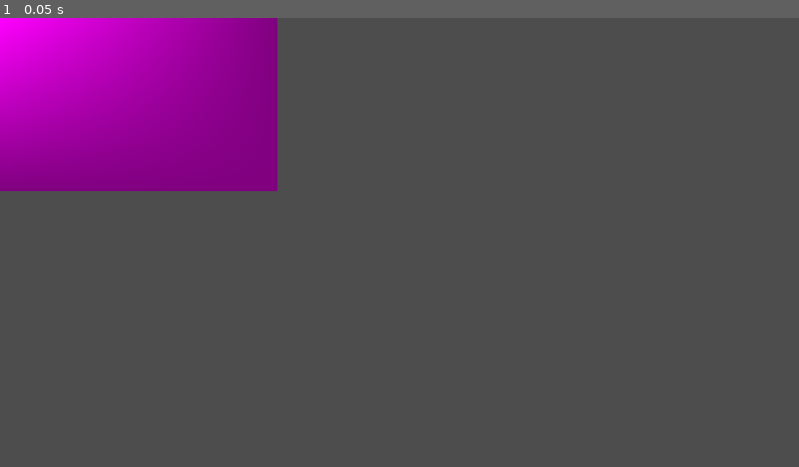
Above: before the commit, frame 1.
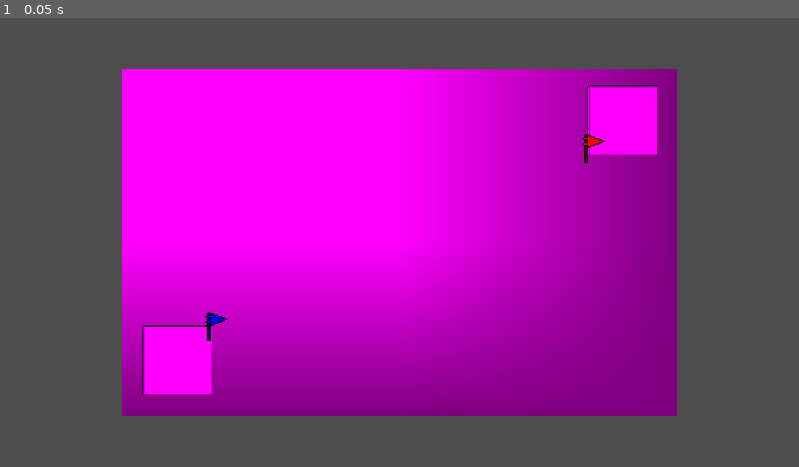
Above: after the commit, the same moment.

Repository: computing-lex/GDC-CTF
Game: Godot game, scene res://main.tscn
Two runs of this game, one before a commit and one after it. Both use one fixed random seed, a clock stepped at 60 frames per second and the inputs below. Before the commit the project has no main scene; this scene is started directly in both runs.
Inputs:
- Up to frame 1 (0.05 s): no input

The runs differ from the first frame. In frame 1, 62% of the frame differs, in the area x 0-85%, y 0-89%.

Commit message:
Added flags and dynamic team coloring

Diff:
--- a/Home Base/Scripts/home_base.gd
+++ b/Home Base/Scripts/home_base.gd
@@ -17,7 +17,7 @@
 	for agent in team:
 		if agent.time_delay >= release_timer.wait_time:
 			agent.release_agent()
-			print("Agent releaseed!")
+			print("Agent released!")
 
 func on_flag_captured():
 	flag_captured.emit()
--- /dev/null
+++ b/Objects/Flag/flag.gdshader
@@ -0,0 +1,17 @@
+shader_type canvas_item;
+
+uniform vec4 team_color;
+
+void vertex() {
+	// Called for every vertex the material is visible on.
+}
+
+void fragment() {
+	COLOR = texture(TEXTURE, UV);
+	COLOR = COLOR * team_color;
+}
+
+//void light() {
+//	// Called for every pixel for every light affecting the CanvasItem.
+//	// Uncomment to replace the default light processing function with this one.
+//}
--- /dev/null
+++ b/Objects/flag.gd
@@ -0,0 +1,15 @@
+extends Area2D
+
+@export var is_red : bool
+@onready var sprite := $FlagSprite
+
+func _ready() -> void:
+	var team_color = Vector4(0,0,0,1)
+
+	if is_red:
+		team_color = Vector4(1,0,0,1)
+		print("colored red!")
+	else:
+		team_color = Vector4(0,0,1,1)
+
+	sprite.get_material().set_shader_parameter("team_color", team_color)
--- /dev/null
+++ b/Objects/flag.tscn
@@ -0,0 +1,26 @@
+[gd_scene load_steps=6 format=3 uid="uid://dto61i6ve6nfv"]
+
+[ext_resource type="Texture2D" uid="uid://dx2cesihotwct" path="res://Objects/Flag/Textures/Flag.png" id="1_gq36a"]
+[ext_resource type="Shader" uid="uid://x8253p3layod" path="res://Objects/Flag/flag.gdshader" id="1_vr4p2"]
+[ext_resource type="Script" uid="uid://bxe3xinkug2ks" path="res://Objects/flag.gd" id="1_xuy75"]
+
+[sub_resource type="ShaderMaterial" id="ShaderMaterial_xuy75"]
+resource_local_to_scene = true
+shader = ExtResource("1_vr4p2")
+shader_parameter/team_color = Vector4(0, 0, 0, 0)
+
+[sub_resource type="RectangleShape2D" id="RectangleShape2D_vr4p2"]
+size = Vector2(16, 21)
+
+[node name="Flag" type="Area2D"]
+script = ExtResource("1_xuy75")
+
+[node name="FlagSprite" type="Sprite2D" parent="."]
+texture_filter = 1
+material = SubResource("ShaderMaterial_xuy75")
+position = Vector2(5, -6)
+texture = ExtResource("1_gq36a")
+
+[node name="FlagCollider" type="CollisionShape2D" parent="."]
+position = Vector2(5, -0.5)
+shape = SubResource("RectangleShape2D_vr4p2")
--- a/main.tscn
+++ b/main.tscn
@@ -1,7 +1,8 @@
-[gd_scene load_steps=3 format=3 uid="uid://ba3hdpllwoatp"]
+[gd_scene load_steps=4 format=3 uid="uid://ba3hdpllwoatp"]
 
 [ext_resource type="PackedScene" uid="uid://4n06h35d6h7t" path="res://Arena/arena.tscn" id="1_0xm2m"]
 [ext_resource type="PackedScene" uid="uid://c4x4aobecq5nx" path="res://Home Base/home_base.tscn" id="2_h2yge"]
+[ext_resource type="PackedScene" uid="uid://dto61i6ve6nfv" path="res://Objects/flag.tscn" id="3_h2yge"]
 
 [node name="Main" type="Node2D"]
 
@@ -12,12 +13,23 @@
 team = [null]
 release_timer = NodePath("../ReleaseTimer")
 
+[node name="RedFlag" parent="." instance=ExtResource("3_h2yge")]
+position = Vector2(270, -135)
+scale = Vector2(2, 2)
+is_red = true
+
 [node name="BlueBase" parent="." node_paths=PackedStringArray("release_timer") instance=ExtResource("2_h2yge")]
 position = Vector2(-321, 169)
 is_red = false
 release_timer = NodePath("../ReleaseTimer")
 
+[node name="BlueFlag" parent="." instance=ExtResource("3_h2yge")]
+position = Vector2(-274, 122)
+scale = Vector2(2, 2)
+
 [node name="ReleaseTimer" type="Timer" parent="."]
 wait_time = 10.0
 one_shot = true
 autostart = true
+
+[node name="Camera2D" type="Camera2D" parent="."]
--- a/project.godot
+++ b/project.godot
@@ -11,6 +11,7 @@
 [application]
 
 config/name="GDC-CTF"
+run/main_scene="uid://ba3hdpllwoatp"
 config/features=PackedStringArray("4.4", "Forward Plus")
 config/icon="res://icon.svg"
 
Binary file added: Objects/Flag/Textures/Flag.png
Not shown, added: Objects/Flag/Textures/Flag.png.import
Not shown, added: Objects/Flag/flag.gdshader.uid
Not shown, added: Objects/flag.gd.uid
